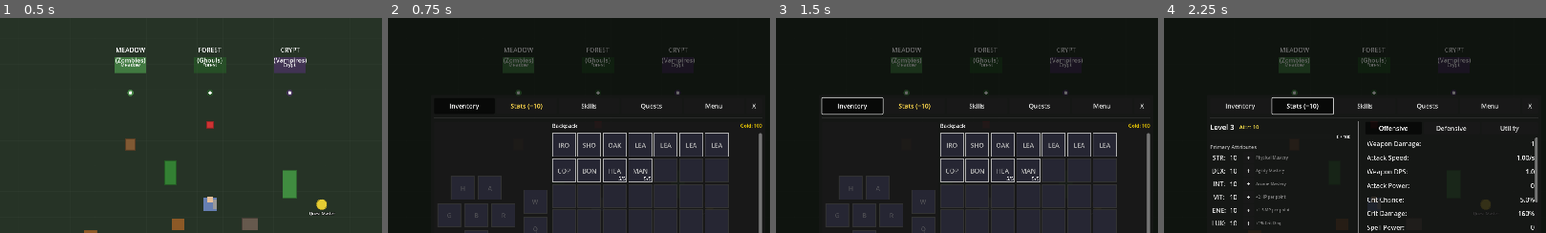
Above: before the commit, frames 1-4 (left to right).
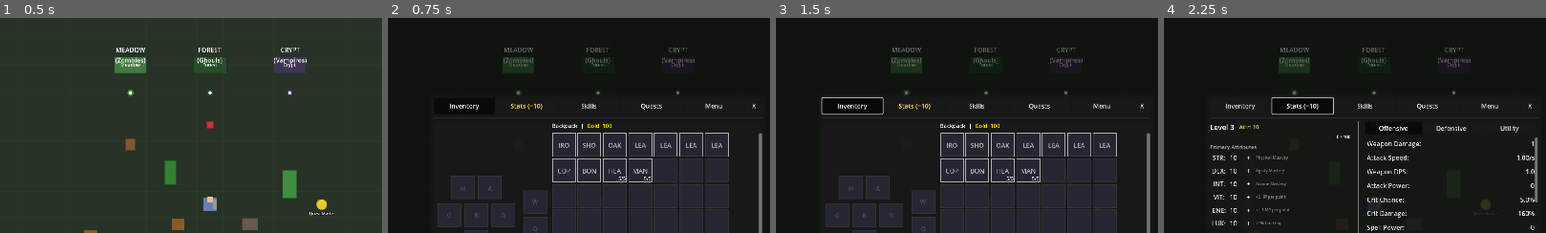
Above: after the commit, the same moments.

Repository: MatousHruska/MobileTestia
Game: Godot game, scene res://scenes/world/test_zone.tscn
The game is run twice, just before and just after one commit, with the same random seed, the same clock (stepped at 60 frames per second) and the same inputs.
Inputs:
- Up to frame 1 (0.5 s): no input
- Up to frame 2 (0.75 s): click "☰" at 0.5 s
- Up to frame 3 (1.5 s): click "Inventory" at 1.25 s
- Up to frame 4 (2.25 s): click "Stats (+10)" at 2 s
The pictures show only the part of the screen within x 22-72%, y 7-57%; the shares and areas given below are measured in that part.

Frame 1 is identical in both runs. In frame 2, 0.1% of the frame differs, in the area x 50-98%, y 48-52%; in frame 3, 0.1%; in frame 4, less than 0.1%.

Commit message:
Change backpack header to 'Backpack | Gold: XY' format

Diff:
--- a/scripts/ui/inventory/inventory_panel.gd
+++ b/scripts/ui/inventory/inventory_panel.gd
@@ -188,21 +188,25 @@
 	vbox.add_theme_constant_override("separation", 8)
 	backpack_margin.add_child(vbox)
 
-	# Header row: "Backpack" left, "Gold XY" right
+	# Header row: "Backpack | Gold: XY"
 	var header_row := HBoxContainer.new()
 	header_row.name = "HeaderRow"
 	vbox.add_child(header_row)
 
 	var backpack_label := Label.new()
 	backpack_label.text = "Backpack"
-	backpack_label.size_flags_horizontal = SIZE_EXPAND_FILL
 	backpack_label.add_theme_font_size_override("font_size", 14)
 	header_row.add_child(backpack_label)
+
+	var separator := Label.new()
+	separator.text = " | "
+	separator.add_theme_font_size_override("font_size", 14)
+	header_row.add_child(separator)
 
 	gold_label = Label.new()
 	gold_label.name = "GoldLabel"
 	gold_label.text = "Gold: 0"
-	gold_label.add_theme_font_size_override("font_size", 12)
+	gold_label.add_theme_font_size_override("font_size", 14)
 	gold_label.modulate = Color(1.0, 0.85, 0.0)
 	header_row.add_child(gold_label)
 
